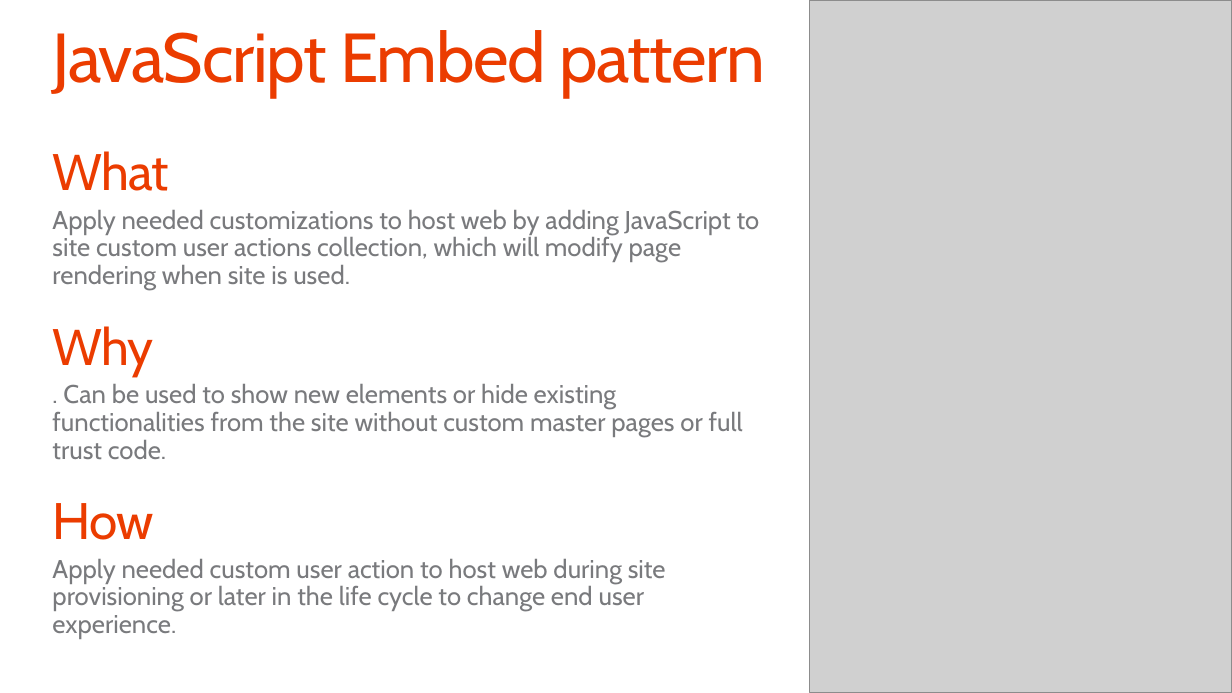
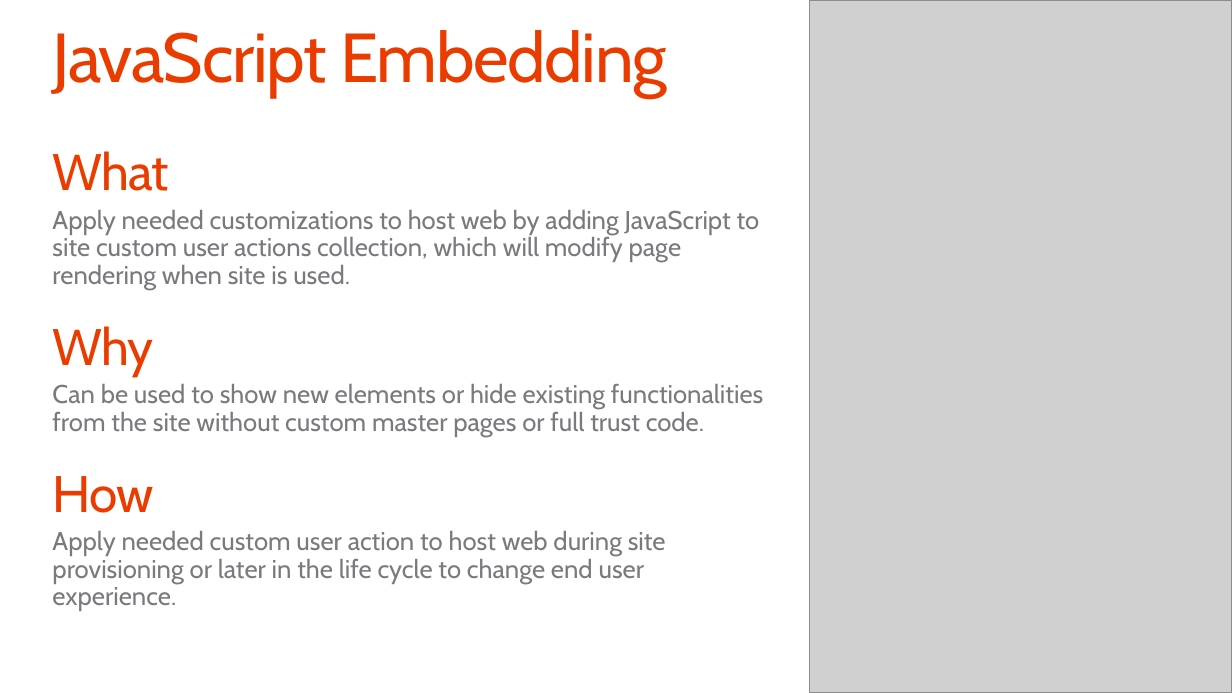
Before and after one commit to fabbbiob/TrainingContent, a slide deck: slide 13 of O3658/02 Managing site settings using app model/2_SiteManagement.pptx. Drawn at 1232x693 pixels with LibreOffice and Linux fonts; fonts in the diff are those of the drawing; grey boxes stand for pictures; background and template pictures are left out. Boxes give left, top, right and bottom in pixels: in the first picture for what was removed or moved away, otherwise in the second. Text is boxed around its words. In the diff, an @@ line names an element or a change of style, - is before the commit and + after.

```diff
--- a/O3658/02 Managing site settings using app model/2_SiteManagement.pptx
+++ b/O3658/02 Managing site settings using app model/2_SiteManagement.pptx
@@ title at [52, 30, 667, 98]: text changed @@
-JavaScript Embed pattern
+JavaScript Embedding
@@ text at [52, 384, 763, 437]: text changed @@
-  . Can be used to show new elements or hide existing functionalities from the site without custom master pages or full trust code.
+  Can be used to show new elements or hide existing functionalities from the site without custom master pages or full trust code.
```
Also in this commit, not shown: 15 other slides changed, 1 slide added, 1 slide removed, 1 other file.
